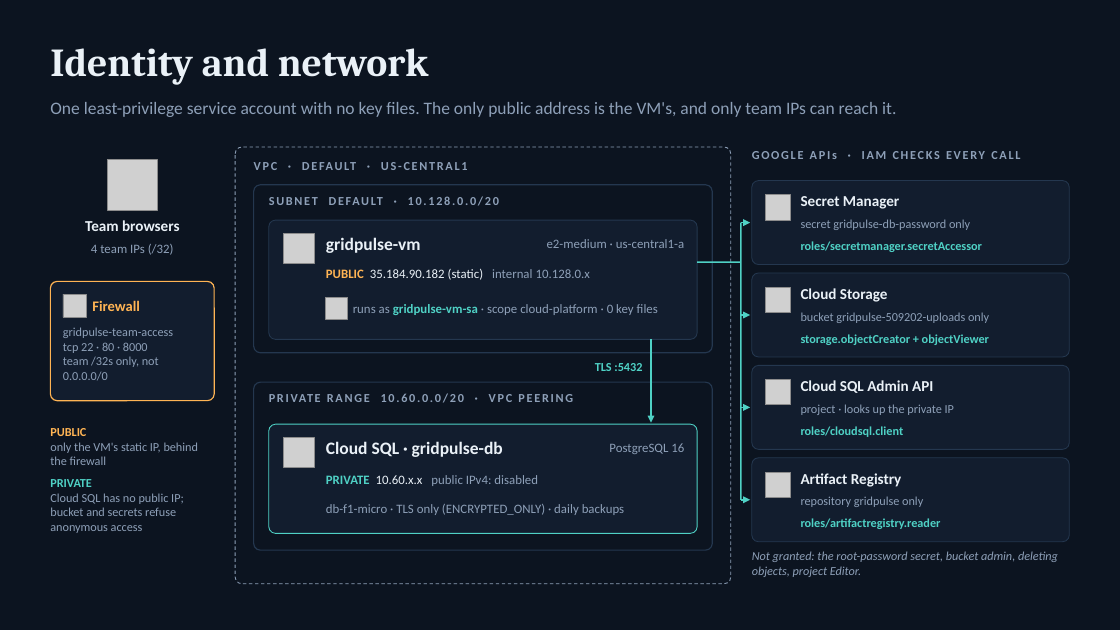
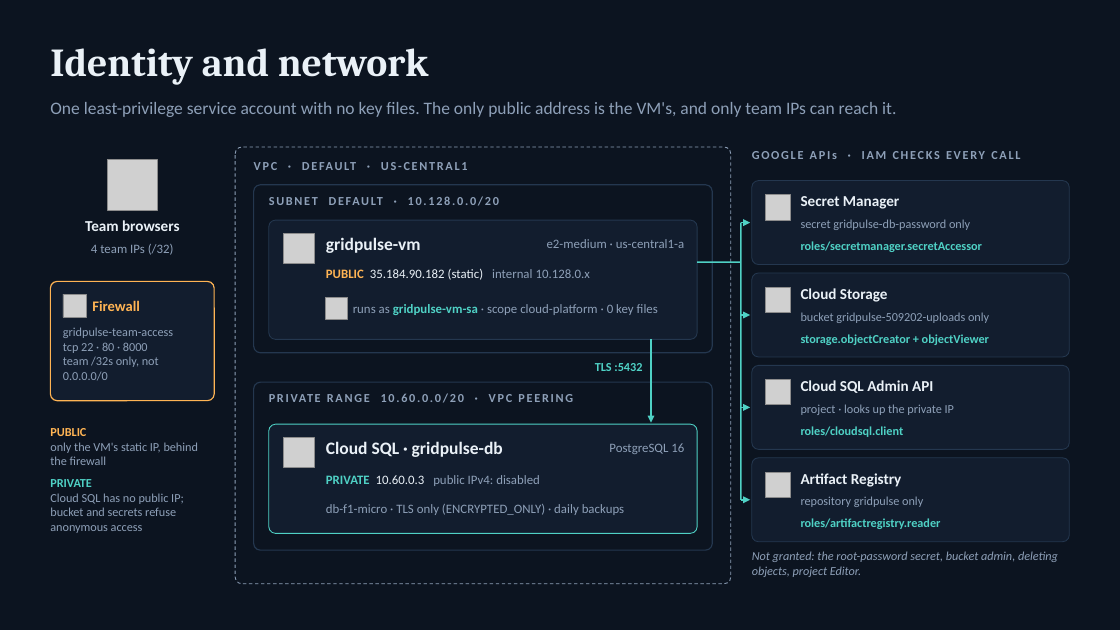
Before and after one commit to Balavardhanreddy5872/Gridpulse, a slide deck: slide 2 of docs/milestone4/gridpulse_milestone4.pptx. Drawn at 1120x630 pixels with LibreOffice and Linux fonts; fonts in the diff are those of the drawing; grey boxes stand for pictures. Boxes give left, top, right and bottom in pixels: in the first picture for what was removed or moved away, otherwise in the second. Text is boxed around its words. In the diff, an @@ line names an element or a change of style, - is before the commit and + after.

Commit message:
Milestone 4: evidence screenshots, row counts, Cloud SQL script fix, slide 2 IPs

```diff
--- a/docs/milestone4/gridpulse_milestone4.pptx
+++ b/docs/milestone4/gridpulse_milestone4.pptx
@@ text at box(326, 475, 540, 486): text changed @@
-PRIVATE 10.60.x.x public IPv4: disabled
+PRIVATE 10.60.0.3 public IPv4: disabled
```
Also in this commit, not shown: 12 other files.
